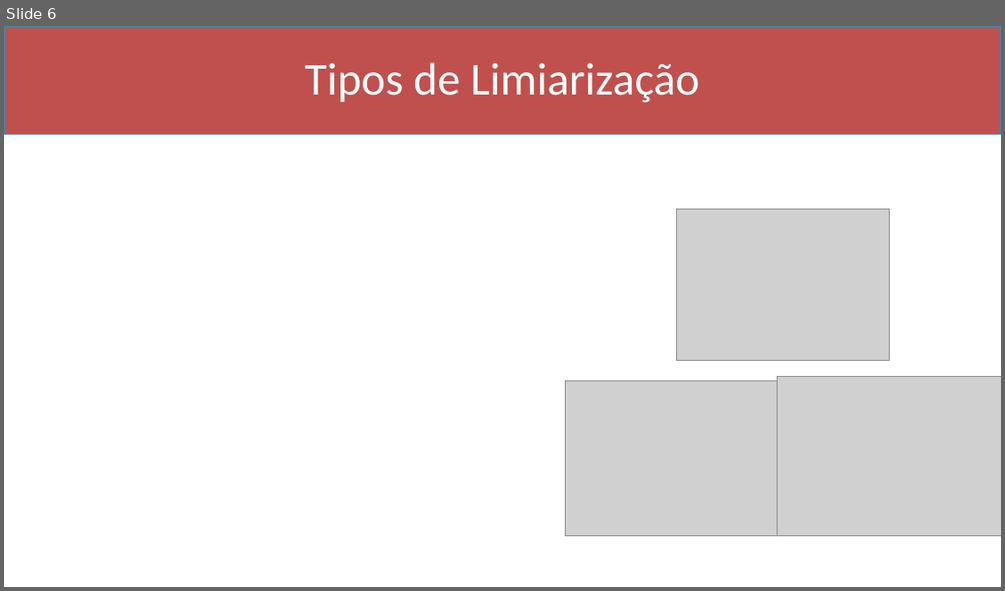
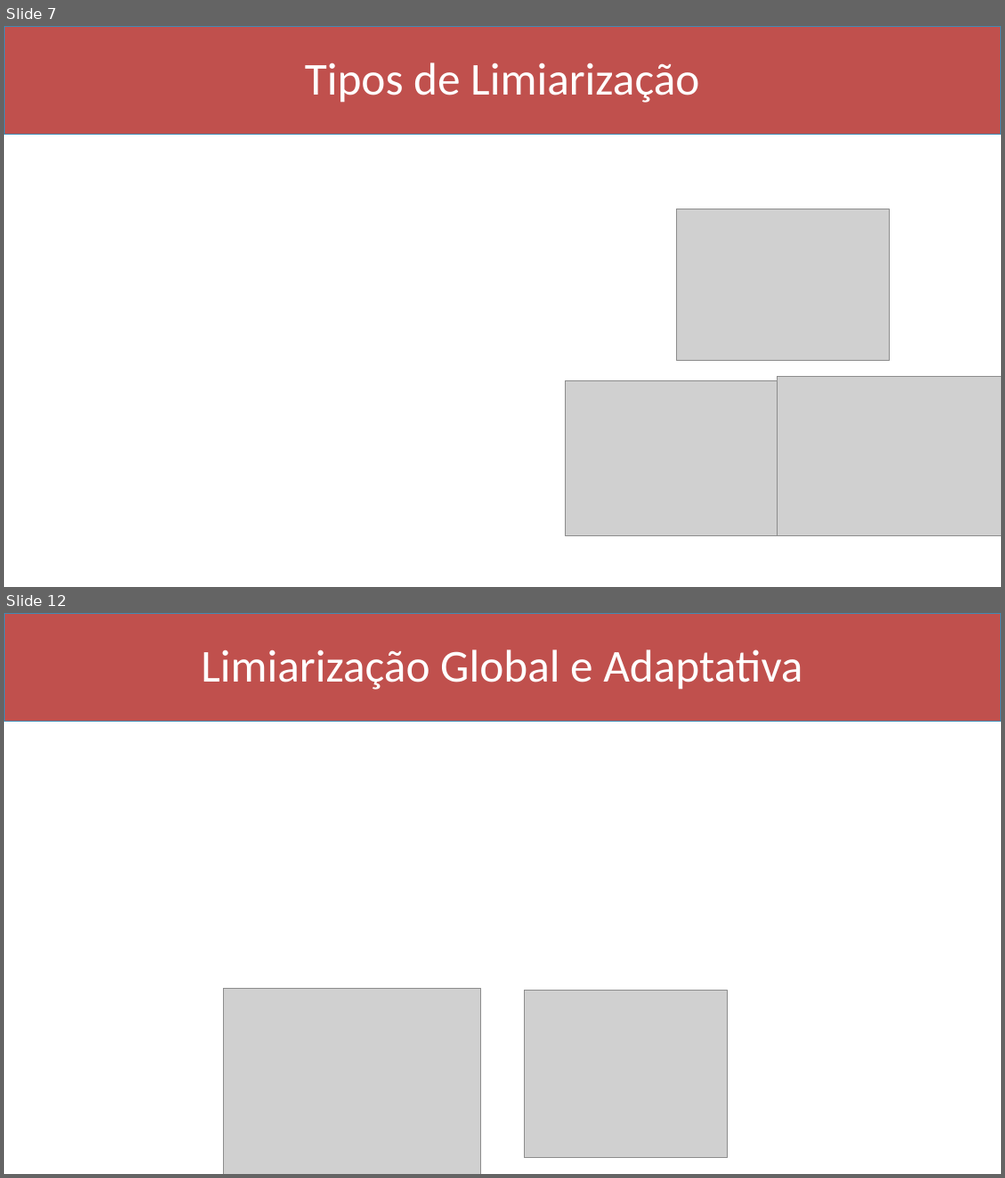
Before and after one commit to Marcio-Salmazo/Aulas, a slide deck: Processamento de Imagens/Slides/09 - Limiarizacao.pptx. Shown one above the other, each under a label of ours: slide 6 before the commit, slides 7 and 12 after it; the slides between them are not shown. The pictures are 1005x591 and 1005x1178 pixels, drawn with LibreOffice and Linux fonts; fonts in the diff are those of the drawing; grey boxes stand for pictures. Boxes give left, top, right and bottom in pixels: in the first picture for what was removed or moved away, otherwise in the second. Text is boxed around its words. In the diff, an @@ line names an element or a change of style, - is before the commit and + after.

```diff
--- a/Processamento de Imagens/Slides/09 - Limiarizacao.pptx
+++ b/Processamento de Imagens/Slides/09 - Limiarizacao.pptx
@@ slide 12 added at box(4, 613, 1001, 1174), background #FFFFFF @@
@@ rectangle added at box(4, 613, 1001, 722), fill #C0504D, outline #418AB3 1 pt @@
@@ title added at box(201, 649, 802, 690), 44 pt, text #FFFFFF @@
+Limiarização Global e Adaptativa
@@ picture added at box(223, 988, 480, 1174) @@
@@ picture added at box(525, 989, 727, 1158) @@
@@ what was slide 6 is now slide 7 @@
```
Also in this commit, not shown: 1 slide changed, 7 other slides added.
